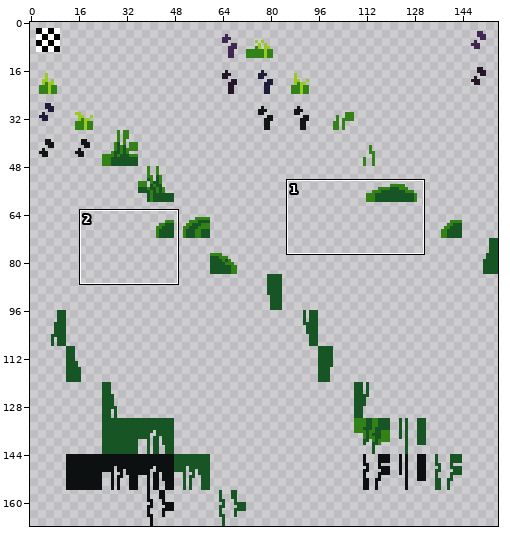
One commit to this sprite sheet: tilesets/ts_jungle_foreground_props/output_tileset.png. Above, an overview of the earlier version with the close-up marked.
Close-up. Before:
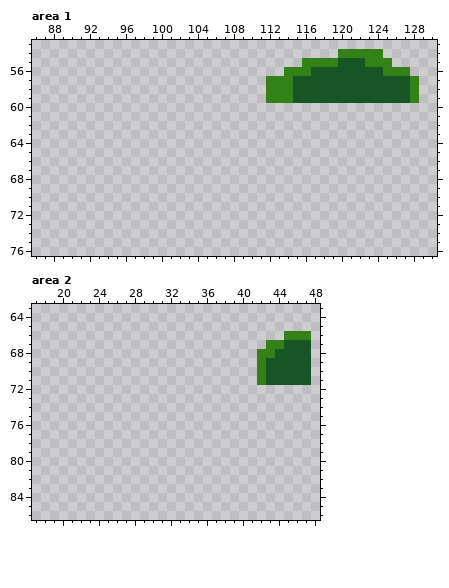
The file is 156x168 pixels. Shown: area 1: x 86..130, y 53..76; area 2: x 17..48, y 63..86.
The result:
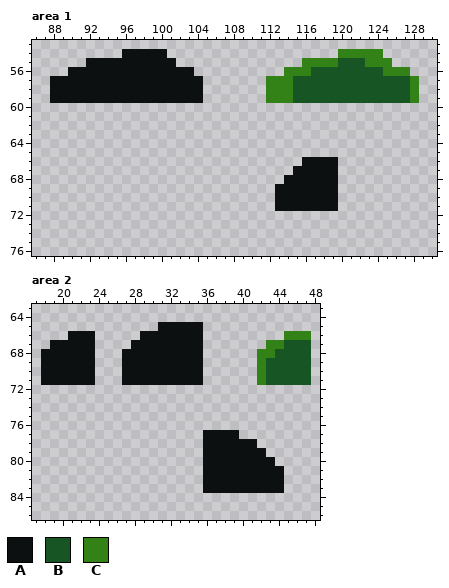
Palette (. is transparent): A #0d1010  B #185524  C #328218
The edit:
Area 1:
The author put colour A in row 54 at x 96 to 100; in row 55 at x 92 to 101; in row 56 at x 90 to 103; in rows 57 to 59 at x 88 to 104; in row 66 at x 116 to 119; in row 67 at x 115 to 119.
The author put colour A in row 68 at x 114 to 119; in rows 69 to 71 at x 113 to 119.
Area 2:
The author put colour A in row 65 at x 31 to 35; in row 66 at x 21 to 23 and 29 to 35; in row 67 at x 19 to 23 and 28 to 35; in rows 68 to 71 at x 18 to 23 and 27 to 35; in row 77 at x 36 to 39; in row 78 at x 36 to 41.
The author put colour A in row 79 at x 36 to 42; in row 80 at x 36 to 43; in rows 81 to 83 at x 36 to 44.
Changed places in both close-ups, as pixel boxes (x1, y1, x2, y2):
added: (50, 49, 203, 103)
added: (275, 157, 338, 211)
added: (41, 322, 203, 385)
added: (203, 430, 284, 493)
